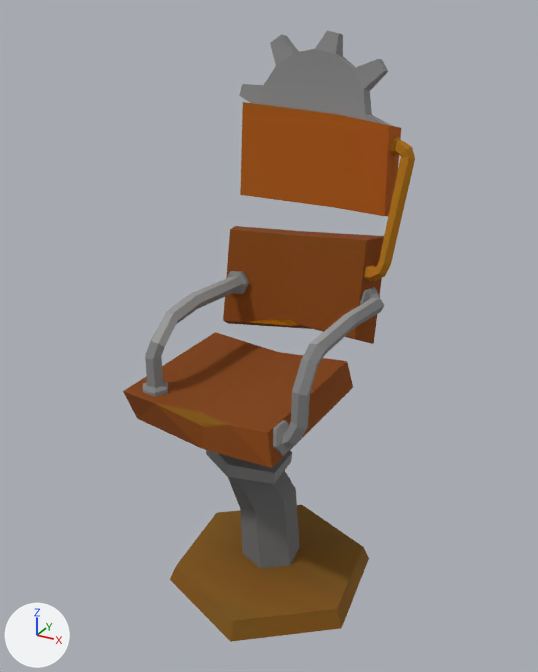
A saved change to the glTF model SpotTheDifference/models/obj_bench01_medium.gltf.
One viewpoint serves both versions: a camera (50 mm lens) standing at (1.14, -1.973, 1.919) and looking at (0.043, 0.021, 0.921). Arrows for +X, +Y and +Z are at lower left; the lights stay in place. Objects named as collision shapes, trigger or cutter boxes, shadow casters or lower levels of detail are left out.

Names of what the first picture shows: 'obj_bench01_medium'.
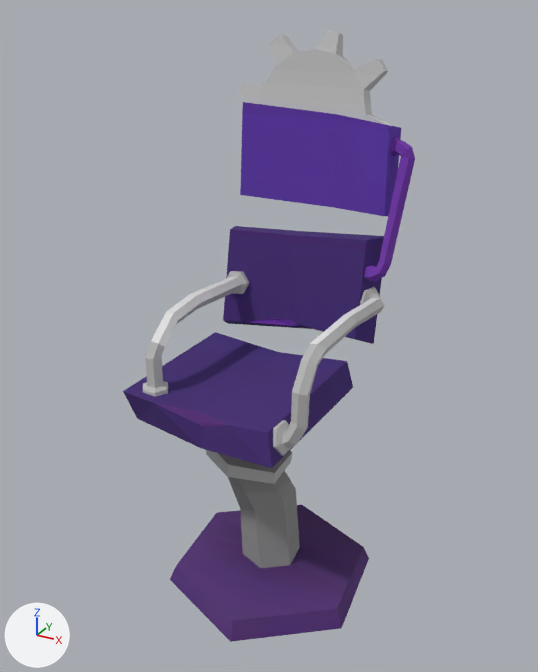
The change, as a diff of the scene's bpy script:
```diff
--- a/SpotTheDifference/models/obj_bench01_medium.gltf.py
+++ b/SpotTheDifference/models/obj_bench01_medium.gltf.py
@@ img_obj_global_steampunk02 @@
+img_obj_global_steampunk02 = load_image('obj_global_steampunk02', 'textures/obj_global_steampunk02.png', 1024, 1024, 'sRGB')
@@ mat_obj_global_steampunk02 @@
 n2 = _N.new('ShaderNodeTexImage'); n2.name = 'Image Texture'
-n2.image = img_obj_global_steampunk
+n2.image = img_obj_global_steampunk02
 n3 = _N.new('ShaderNodeTexImage'); n3.name = 'Image Texture.001'
-n3.image = img_obj_global_steampunk
+n3.image = img_obj_global_steampunk02
 _L.new(n0.outputs[0], n1.inputs[0])  # 'BSDF' to 'Surface'
```

Where the change shows, as pixel boxes [x1, y1, x2, y2] in the pictures (538 x 672 px):
'obj_bench01_medium', surface changed (brown to purple)
    both: [123, 30, 415, 642]
